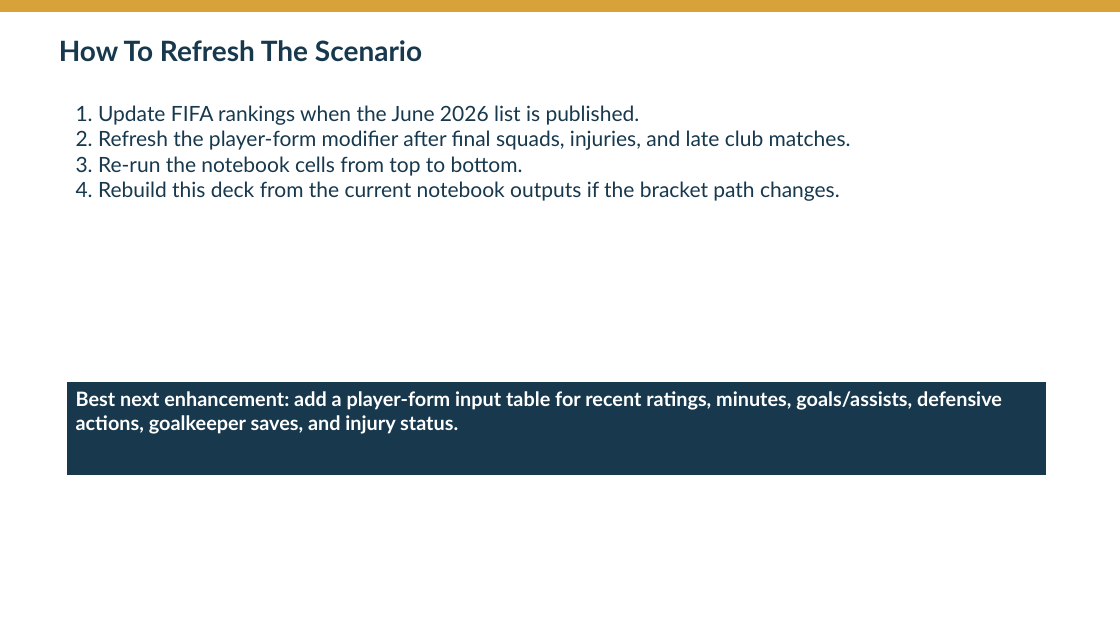
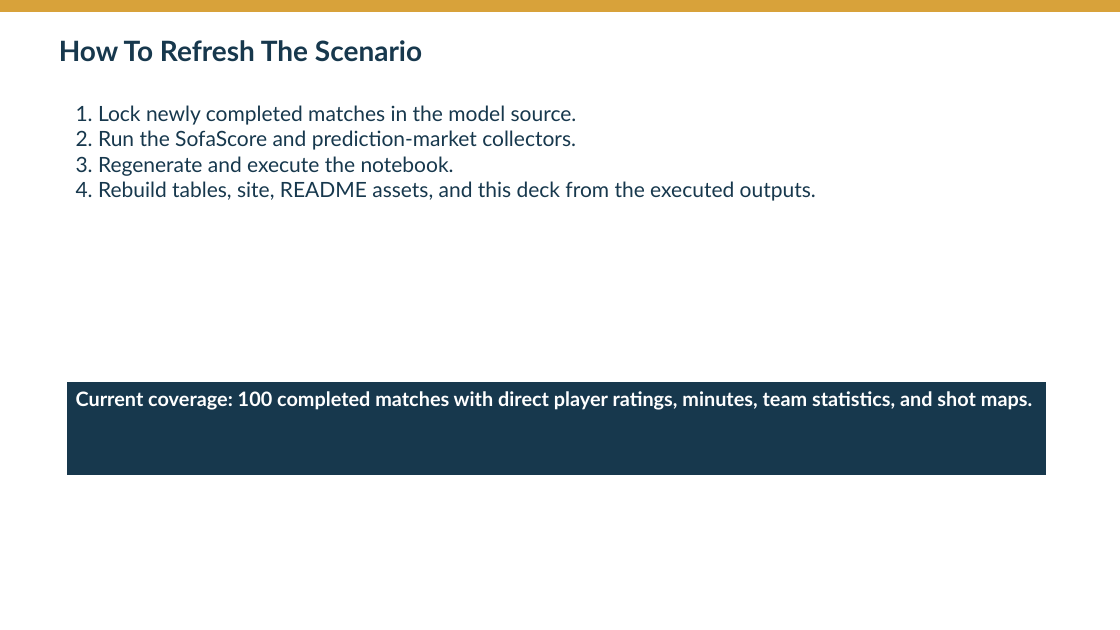
Before and after one commit to Zyy7390/worldcup26, a slide deck: slide 9 of outputs/presentations/worldcup_2026_prediction_bracket_deck.pptx. Drawn at 1120x630 pixels with LibreOffice and Linux fonts; fonts in the diff are those of the drawing. Boxes give left, top, right and bottom in pixels: in the first picture for what was removed or moved away, otherwise in the second. Text is boxed around its words. In the diff, an @@ line names an element or a change of style, - is before the commit and + after.

Commit message:
Refresh forecast through World Cup quarterfinals

```diff
--- a/outputs/presentations/worldcup_2026_prediction_bracket_deck.pptx
+++ b/outputs/presentations/worldcup_2026_prediction_bracket_deck.pptx
@@ text at [76,105,816,201]: text changed @@
-1. Update FIFA rankings when the June 2026 list is published.
-2. Refresh the player-form modifier after final squads, injuries, and late club matches.
-3. Re-run the notebook cells from top to bottom.
-4. Rebuild this deck from the current notebook outputs if the bracket path changes.
+1. Lock newly completed matches in the model source.
+2. Run the SofaScore and prediction-market collectors.
+3. Regenerate and execute the notebook.
+4. Rebuild tables, site, README assets, and this deck from the executed outputs.
@@ text in rectangle at [76,391,1032,410]: text changed @@
-Best next enhancement: add a player-form input table for recent ratings, minutes, goals/assists, defensive actions, goalkeeper saves, and injury status.
+Current coverage: 100 completed matches with direct player ratings, minutes, team statistics, and shot maps.
```
Also in this commit, not shown: 7 other slides changed, 33 other files.
